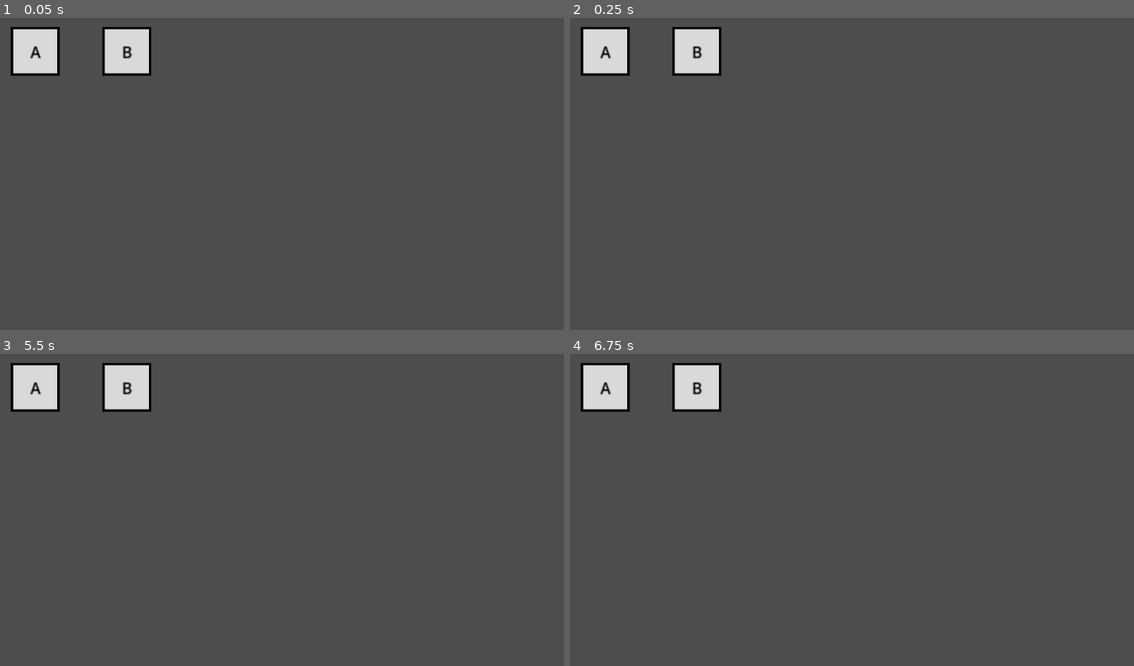
Above: before the commit, frames 1-4 (two rows, left to right).
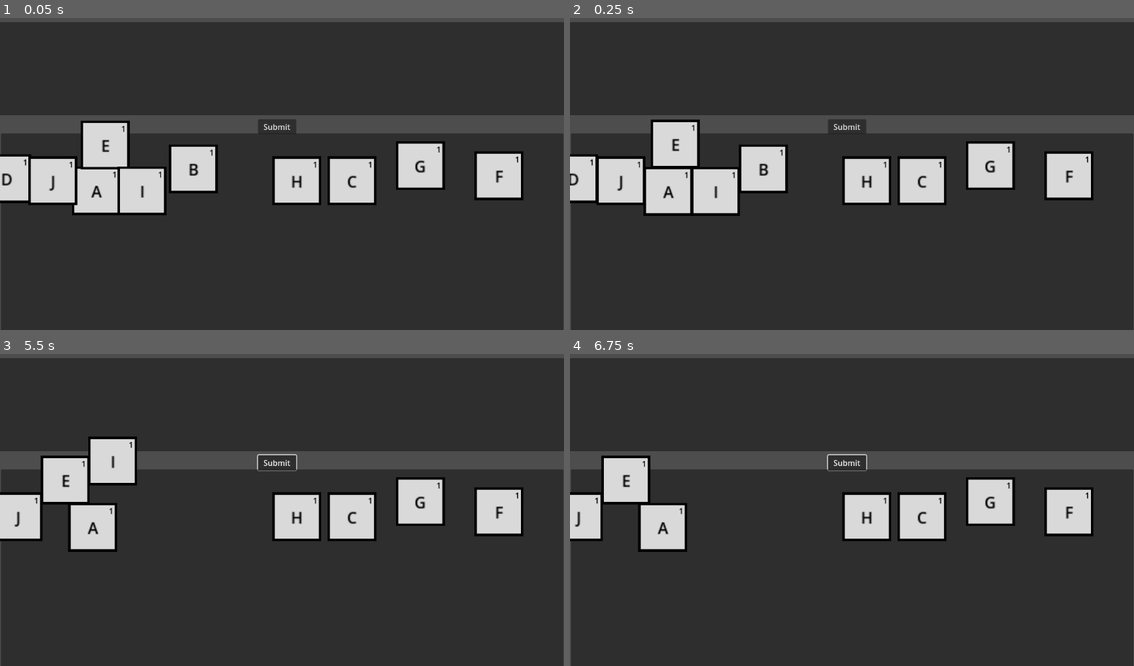
Above: after the commit, the same moments.

Repository: fruttz/GMTK-2026
Game: Godot game, scene res://Scenes/Inventory.tscn
The game is run twice, just before and just after one commit, with the same random seed, the same clock (stepped at 60 frames per second) and the same inputs. Before the commit the project starts from res://Scenes/Main.tscn.
Inputs (mouse positions are in pixels of both pictures, inside the frame that each line leads up to):
- Up to frame 1 (0.05 s): no input
- Up to frame 2 (0.25 s): no input
- Up to frame 3 (5.5 s): click (276, 463) at 0.5 s, where only the run after the commit has a clickable "Submit"; click (276, 463) at 1.25 s, where only the run after the commit has a clickable "Submit"; click (276, 463) at 2 s, where only the run after the commit has a clickable "Submit"; tap Enter at 2.75, 5 s; move the mouse to (406, 491) at 2.77 s; click (406, 491) at 2.92 s; tap Space at 3.5 s; drag from (169, 522) to (253, 572) at 3.52 s; move the mouse to (338, 438) at 4.27 s; click (338, 438) at 4.42 s; drag from (253, 572) to (112, 460) at 5.02 s
- Up to frame 4 (6.75 s): move the mouse to (1021, 556) at 5.77 s; click (1021, 556) at 5.92 s; tap Space at 6.5 s; drag from (682, 460) to (767, 428) at 6.52 s

The runs differ from the first frame. In frame 1, 93% of the frame differs, in the area x 0-100%, y 1-100%; in frame 2, 93%; in frame 3, 93%; in frame 4, 93%.

Commit message:
the word game logic is done

Diff:
--- /dev/null
+++ b/dictionautica/Scenes/Inventory.tscn
@@ -0,0 +1,21 @@
+[gd_scene load_steps=4 format=3 uid="uid://b1dnrhw4mr4tc"]
+
+[ext_resource type="Script" uid="uid://b66rk8cx6ryfj" path="res://Scenes/inventory.gd" id="1_ersrd"]
+[ext_resource type="PackedScene" uid="uid://dmjux6epf3233" path="res://Scenes/Word_Container.tscn" id="2_jbd0o"]
+[ext_resource type="Script" uid="uid://bo6e7qvht7kqv" path="res://Scenes/l_container.gd" id="3_4v8qb"]
+
+[node name="Inventory" type="Node2D"]
+script = ExtResource("1_ersrd")
+
+[node name="Word_Container" parent="." instance=ExtResource("2_jbd0o")]
+position = Vector2(565, 112)
+
+[node name="Letter_Container" type="Node2D" parent="."]
+position = Vector2(0, 1)
+script = ExtResource("3_4v8qb")
+
+[node name="Panel" type="Panel" parent="Letter_Container"]
+offset_left = 2.0
+offset_top = 244.0
+offset_right = 1151.0
+offset_bottom = 655.0
--- a/dictionautica/Scenes/Letters.tscn
+++ b/dictionautica/Scenes/Letters.tscn
@@ -1,15 +1,28 @@
-[gd_scene load_steps=3 format=3 uid="uid://dc3qywifgx4f3"]
+[gd_scene load_steps=4 format=3 uid="uid://dc3qywifgx4f3"]
 
 [ext_resource type="Script" uid="uid://md4l1w1j80jf" path="res://Scenes/letters.gd" id="1_ur7m0"]
 [ext_resource type="Texture2D" uid="uid://6oqf4voc6rej" path="res://Sprites/Letter_Tiles.webp" id="2_wbqax"]
 
-[node name="Letters" type="Node2D"]
+[sub_resource type="RectangleShape2D" id="RectangleShape2D_ur7m0"]
+size = Vector2(97, 97)
+
+[node name="Letters" type="RigidBody2D"]
+input_pickable = true
+mass = 0.001
+gravity_scale = 0.0
+center_of_mass_mode = 1
+can_sleep = false
+lock_rotation = true
 script = ExtResource("1_ur7m0")
+
+[node name="CollisionShape2D" type="CollisionShape2D" parent="."]
+position = Vector2(0.5, 0.5)
+shape = SubResource("RectangleShape2D_ur7m0")
 
 [node name="Sprite" type="Sprite2D" parent="."]
 texture = ExtResource("2_wbqax")
 
-[node name="Label" type="RichTextLabel" parent="Sprite"]
+[node name="Letter" type="RichTextLabel" parent="Sprite"]
 modulate = Color(0, 0, 0, 1)
 offset_left = -46.0
 offset_top = -46.0
@@ -21,3 +34,12 @@
 horizontal_alignment = 1
 vertical_alignment = 1
 metadata/_edit_use_anchors_ = true
+
+[node name="Value" type="RichTextLabel" parent="Sprite"]
+modulate = Color(0, 0, 0, 1)
+offset_left = 33.0
+offset_top = -45.0
+offset_right = 43.0
+offset_bottom = -21.0
+text = "1"
+fit_content = true
--- a/dictionautica/Scenes/Main.tscn
+++ /dev/null
@@ -1,13 +0,0 @@
-[gd_scene load_steps=3 format=3 uid="uid://b1dnrhw4mr4tc"]
-
-[ext_resource type="Script" uid="uid://b66rk8cx6ryfj" path="res://Scenes/main.gd" id="1_r150o"]
-[ext_resource type="PackedScene" uid="uid://dc3qywifgx4f3" path="res://Scenes/Letters.tscn" id="2_idj7w"]
-
-[node name="Main" type="Node2D"]
-script = ExtResource("1_r150o")
-
-[node name="Letters" parent="." instance=ExtResource("2_idj7w")]
-position = Vector2(72, 77)
-
-[node name="Letters2" parent="." instance=ExtResource("2_idj7w")]
-position = Vector2(259, 77)
--- /dev/null
+++ b/dictionautica/Scenes/Word_Container.tscn
@@ -0,0 +1,32 @@
+[gd_scene load_steps=3 format=3 uid="uid://dmjux6epf3233"]
+
+[ext_resource type="Script" uid="uid://bk03ibanpbxjg" path="res://Scenes/w_container.gd" id="1_vba0b"]
+
+[sub_resource type="RectangleShape2D" id="RectangleShape2D_714gh"]
+size = Vector2(1228, 189)
+
+[node name="Container" type="Node2D"]
+script = ExtResource("1_vba0b")
+
+[node name="Panel" type="Panel" parent="."]
+offset_left = -591.0
+offset_top = -95.0
+offset_right = 638.0
+offset_bottom = 96.0
+
+[node name="Area2D" type="Area2D" parent="."]
+
+[node name="CollisionShape2D" type="CollisionShape2D" parent="Area2D"]
+position = Vector2(23, 1)
+shape = SubResource("RectangleShape2D_714gh")
+
+[node name="Submit" type="Button" parent="."]
+offset_left = -38.0
+offset_top = 104.0
+offset_right = 40.0
+offset_bottom = 135.0
+text = "Submit"
+
+[connection signal="body_shape_entered" from="Area2D" to="." method="_on_area_2d_body_shape_entered"]
+[connection signal="body_shape_exited" from="Area2D" to="." method="_on_area_2d_body_shape_exited"]
+[connection signal="button_down" from="Submit" to="." method="_on_submit_button_down"]
--- /dev/null
+++ b/dictionautica/Scenes/inventory.gd
@@ -0,0 +1,4 @@
+extends Node2D
+
+func _ready() -> void:
+	$Letter_Container.setup()
--- /dev/null
+++ b/dictionautica/Scenes/l_container.gd
@@ -0,0 +1,20 @@
+extends Node2D
+
+var possible_letters  = ["A", "B", "C", "D", "E", "F", "G", "H", "I", "J"]
+var letter_scene = preload("res://Scenes/Letters.tscn")
+
+func add_letters(l: String, pos: Vector2):
+	var letter = letter_scene.instantiate()
+	letter.position = pos
+	letter.init(l)
+	add_child(letter)
+
+func setup():
+	var rng = RandomNumberGenerator.new()
+	var pos : Vector2
+	for l in possible_letters:
+		var x = rng.randf_range($Panel.position.x + 64, $Panel.size.x - 64)
+		var y = rng.randf_range($Panel.position.y + 64, $Panel.size.y - 64)
+		pos.x = x
+		pos.y = y
+		add_letters(l, pos)
--- a/dictionautica/Scenes/letters.gd
+++ b/dictionautica/Scenes/letters.gd
@@ -1,24 +1,25 @@
 extends Node2D
 
-var possible_letters  = ["A", "B", "C", "D", "E", "F", "G", "H", "I", "J", "K", "L", "M", "N", "O", "P", "Q", "R", "S", "T", "U", "V", "W", "X", "Y", "Z"]
 var letter
 var value
 var sprite
 var dragging = false
-var click_radius = 120
+var click_radius = 64
 
 func init(l : String):
-	if l.to_upper() in possible_letters:
-		letter = l.to_upper()
-		value = 1
-		$Sprite/Label.text = letter
+	letter = l.to_upper()
+	value = 1
+	$Sprite/Letter.text = letter
+	$Sprite/Value.text = str(value)
 
 func _input(event: InputEvent) -> void:
 	if event is InputEventMouseButton and event.button_index == MOUSE_BUTTON_LEFT:
-		if (event.position - $Sprite.position).length() < click_radius:
+		if (event.position - position).length() < click_radius:
 			if not dragging and event.is_pressed():
 				dragging = true
+				self.freeze = true
 		if dragging and not event.is_pressed():
 			dragging = false
+			self.freeze = false
 	if event is InputEventMouseMotion and dragging:
-		$Sprite.position = event.position
+		position = event.position
--- a/dictionautica/Scenes/main.gd
+++ /dev/null
@@ -1,15 +0,0 @@
-extends Node2D
-
-var possible_letters  = ["A", "B", "C", "D"]
-var letter_scene = preload("res://Scenes/Letters.tscn")
-
-
-func add_letters(l: String, position: Vector2):
-	var letter = letter_scene.instantiate()
-	letter.position = position
-	letter.init(l)
-	add_child(letter)
-
-func _ready() -> void:
-	$Letters.init("A")
-	$Letters2.init("B")
--- /dev/null
+++ b/dictionautica/Scenes/w_container.gd
@@ -0,0 +1,35 @@
+extends Node2D
+
+var bodies = []
+
+
+func _on_area_2d_body_shape_entered(_body_rid: RID, body: Node2D, _body_shape_index: int, _local_shape_index: int) -> void:
+	bodies.append(body)
+
+func _on_area_2d_body_shape_exited(_body_rid: RID, body: Node2D, body_shape_index: int, local_shape_index: int) -> void:
+	if body != null:
+		var removed_instance_id = body.get_instance_id()
+		for b in bodies:
+			if b.get_instance_id() == removed_instance_id:
+				bodies.erase(b)
+
+func compare_dict():
+	var file = FileAccess.open("res://Scripts/dictionary.txt", FileAccess.READ)
+	var content = file.get_as_text().split("\n")
+	return content
+
+func read_letters():
+	var letters = []
+	bodies.sort_custom(func(b1, b2): return b1.position.x < b2.position.x)
+	for b in bodies:
+		letters.append(b.letter)
+	var word = "".join(letters)
+	return word
+
+func _on_submit_button_down() -> void:
+	if read_letters() in compare_dict():
+		print(read_letters())
+		for b in bodies:
+			b.queue_free()
+	else:
+		print("Not a Word!")
Renamed: dictionautica/Scenes/main.gd.uid -> dictionautica/Scenes/inventory.gd.uid
Not shown, added: dictionautica/Scenes/l_container.gd.uid
Not shown, added: dictionautica/Scenes/w_container.gd.uid
